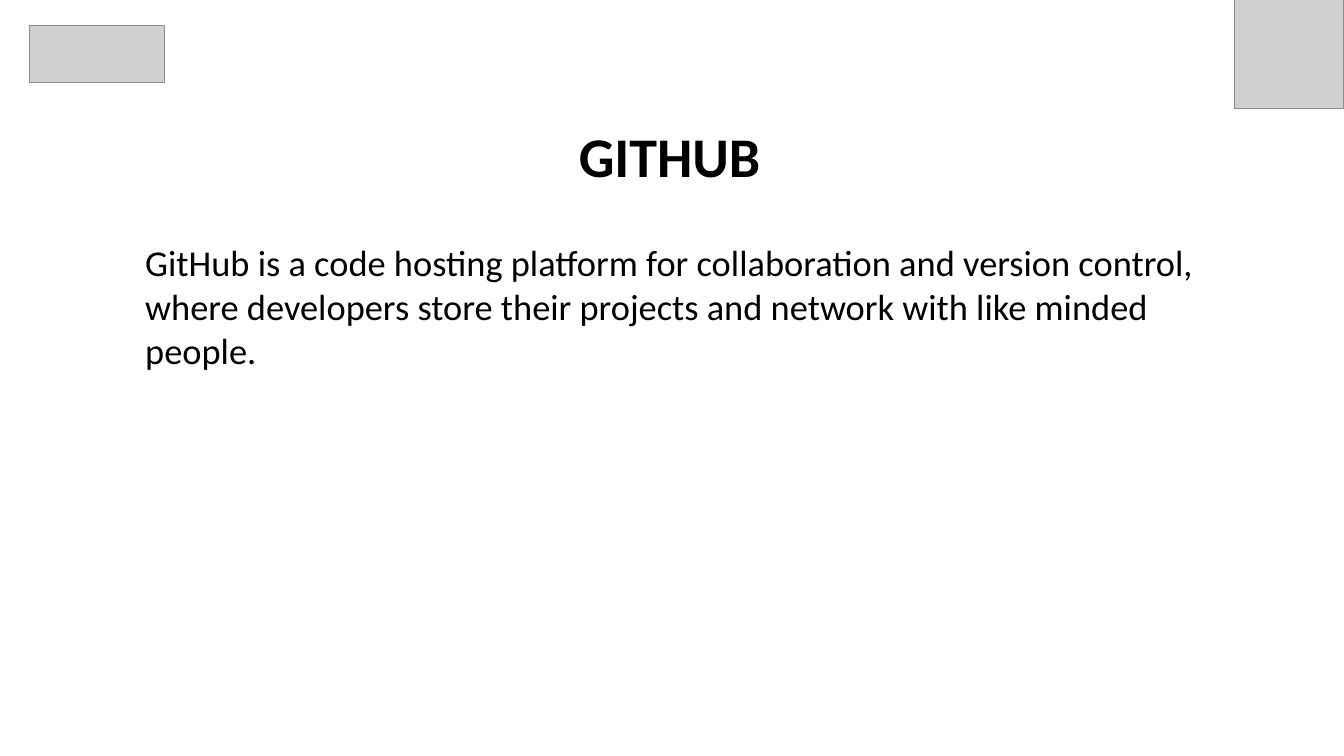
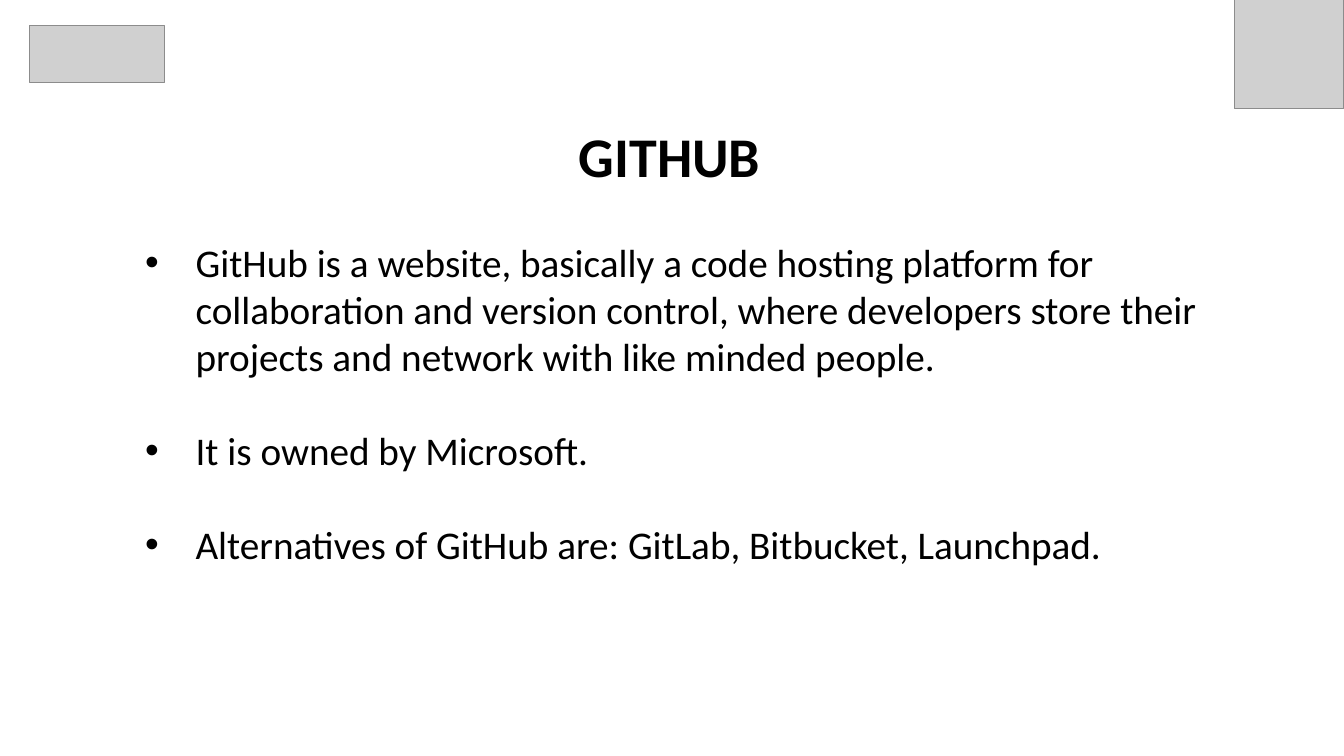
Before and after one commit to piyushsharma220699/Git-and-GitHub-Session, a slide deck: slide 4 of GitHub.pptx. Drawn at 1344x756 pixels with LibreOffice and Linux fonts; fonts in the diff are those of the drawing; grey boxes stand for pictures. Boxes give left, top, right and bottom in pixels: in the first picture for what was removed or moved away, otherwise in the second. Text is boxed around its words. In the diff, an @@ line names an element or a change of style, - is before the commit and + after.

```diff
--- a/GitHub.pptx
+++ b/GitHub.pptx
@@ text at <box>196,249,1196,566</box>: text changed; size 26 to 28 pt @@
-GitHub is a code hosting platform for collaboration and version control, where developers store their projects and network with like minded people.
+• GitHub is a website, basically a code hosting platform for collaboration and version control, where developers store their projects and network with like minded people.
+• It is owned by Microsoft.
+• Alternatives of GitHub are: GitLab, Bitbucket, Launchpad.
```
Also in this commit, not shown: 2 other slides changed, 4 slides added, 1 other file.
